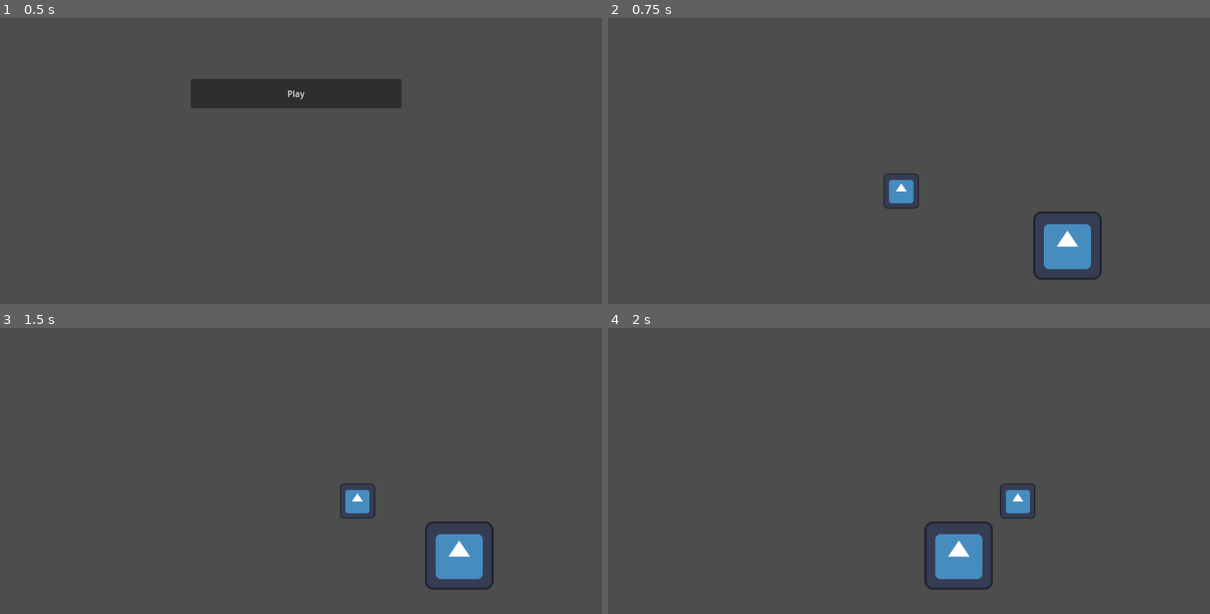
Above: before the commit, frames 1-4 (two rows, left to right).
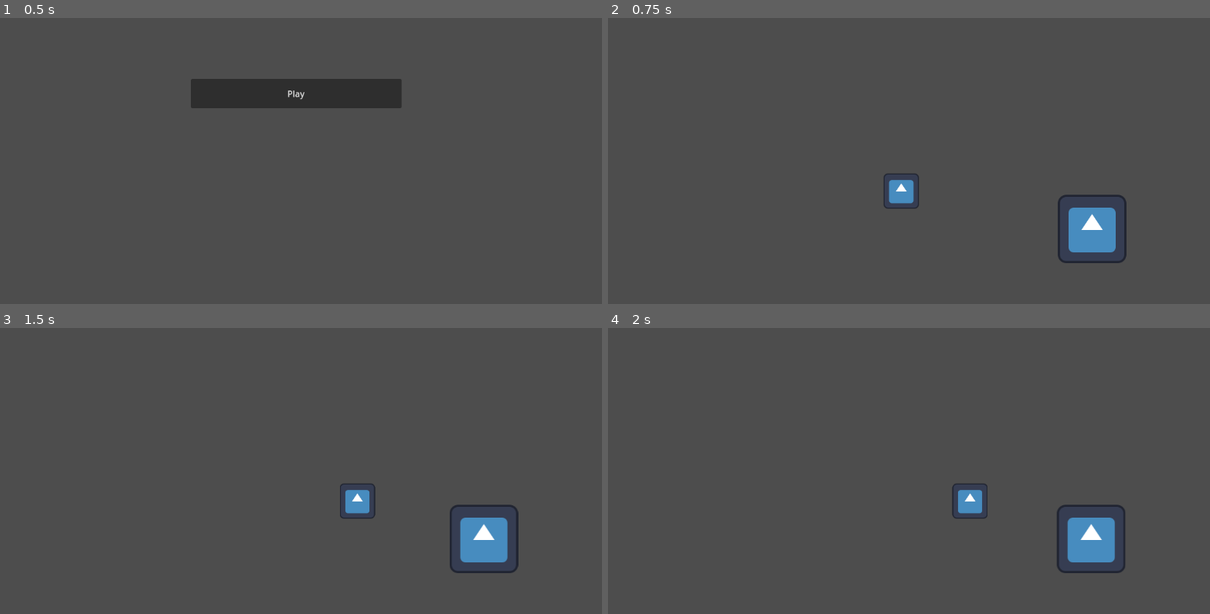
Above: after the commit, the same moments.

Repository: AWIX-studio/raiden_project
Game: Godot game, scene res://MainMenu.tscn
Same seed, same stepped clock (60 frames per second), same inputs: the game is played once before the commit and once after it. The project has no main scene, so this scene is started directly. The engine's default icon, where the game draws it, is replaced by a stand-in: a white triangle on a blue panel in a dark square.
Inputs:
- Up to frame 1 (0.5 s): no input
- Up to frame 2 (0.75 s): click "Play" at 0.5 s
- Up to frame 3 (1.5 s): tap Enter at 1.25 s; hold Right (ui_right) from 1.28 s (still down); hold Shift (sprint) from 1.28 s (still down)
- Up to frame 4 (2 s): keep holding Right (ui_right); keep holding Shift (sprint)

Frame 1 is identical in both runs. In frame 2, 2.3% of the frame differs, in the area x 70-87%, y 61-92%; in frame 3, 2.3%; in frame 4, 4.0%, in the area x 52-86%, y 54-92%.

Commit message:
Update node_2d.tscn

Diff:
--- a/node_2d.tscn
+++ b/node_2d.tscn
@@ -12,7 +12,7 @@
 position = Vector2(259, 309)
 
 [node name="Area2D2" type="Area2D" parent="."]
-position = Vector2(74, 5)
+position = Vector2(120, -26)
 
 [node name="CollisionShape2D" type="CollisionShape2D" parent="Area2D2"]
 position = Vector2(495, 406)
